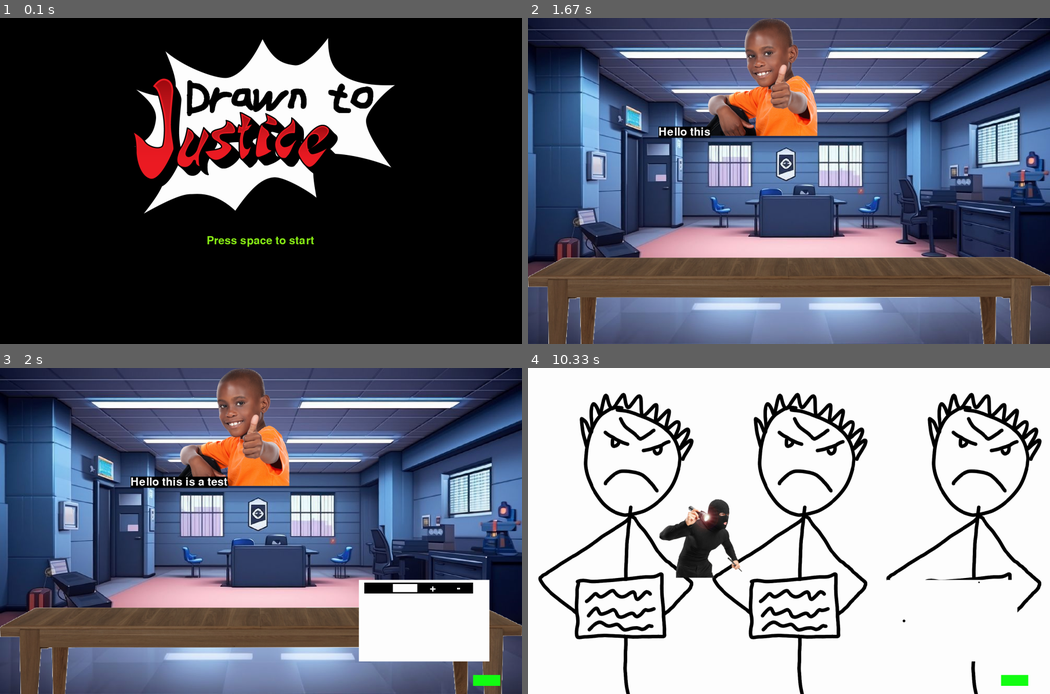
Above: before the commit, frames 1-4 (two rows, left to right).
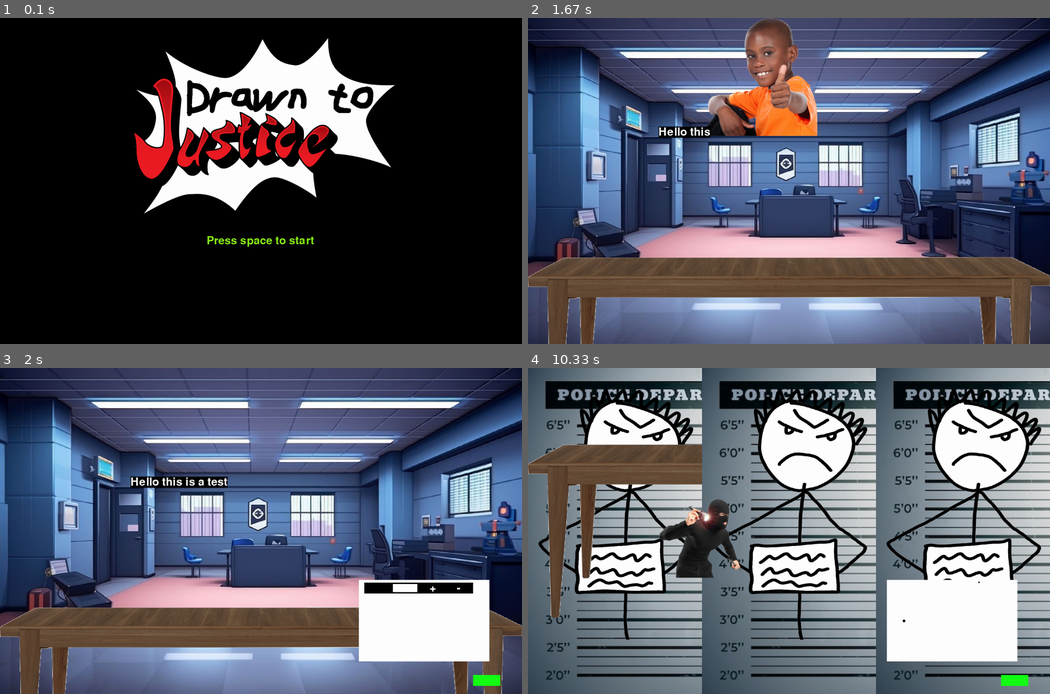
Above: after the commit, the same moments.

Repository: ICaPiCo/policeGame
Game: pygame game, started from main.py
Same seed, same stepped clock (60 frames per second), same inputs: the game is played once before the commit and once after it.
Inputs (mouse positions are in pixels of both pictures, inside the frame that each line leads up to):
- Up to frame 1 (0.1 s): no input
- Up to frame 2 (1.67 s): tap Space at 0.33 s
- Up to frame 3 (2 s): press the mouse at (104, 433) at 1.7 s; move the mouse to (140, 429) at 1.8 s; release the mouse at (177, 423) at 1.93 s
- Up to frame 4 (10.33 s): press the mouse at (632, 433) at 6.53 s; move the mouse to (768, 527) at 6.63 s; release the mouse at (903, 622) at 6.77 s; press the mouse at (987, 586) at 9.37 s; move the mouse to (976, 583) at 9.47 s; release the mouse at (971, 576) at 9.6 s; press the mouse at (935, 586) at 9.7 s; move the mouse to (898, 560) at 9.8 s; release the mouse at (867, 534) at 9.93 s; press the mouse at (1013, 680) at 10.03 s; move the mouse to (976, 641) at 10.13 s; release the mouse at (940, 602) at 10.27 s

Frames 1-2 are identical in both runs. In frame 3, 4.5% of the frame differs, in the area x 34-56%, y 0-37%; in frame 4, 81%, in the area x 0-100%, y 0-100%.

Commit message:
Gen from Id
Biased Random from id + build.
Now need text gen and more choices for stuff. Next update = better drawing, and deleting images or not

Diff:
--- a/main.py
+++ b/main.py
@@ -144,38 +144,60 @@
 clock = pygame.time.Clock()  # Game clock for frame rate control
 
 class person:
-
+    alle = []
     def __init__(self,mood,hair):
         self.mood = mood
         self.hair = hair
+        person.alle.append(self)
     def build(self,posX,posY):
         base = pygame.image.load("images/creation/basic guy.png")
         image = pygame.image.load(f"images/creation/face_{self.mood}.png")
         hair = pygame.image.load(f"images/creation/hair_{self.hair}.png")
-        base = pygame.transform.scale(base, (SCREEN_WIDTH/3, SCREEN_HEIGHT))
-        image = pygame.transform.scale(image, (SCREEN_WIDTH/3, SCREEN_HEIGHT))
-        hair = pygame.transform.scale(hair, (SCREEN_WIDTH/3, SCREEN_HEIGHT))
+        base = pygame.transform.scale(base, (SCREEN_WIDTH/3-1,5* SCREEN_HEIGHT/6))
+        image = pygame.transform.scale(image, (SCREEN_WIDTH/3-1,5* SCREEN_HEIGHT/6))
+        hair = pygame.transform.scale(hair, (SCREEN_WIDTH/3-1, 5*SCREEN_HEIGHT/6))
         surface = pygame.Surface((SCREEN_WIDTH/3, SCREEN_HEIGHT))
         surface.fill((255,255,255))
+        surface.blit(mugshot,(0,0))
         surface.blit(base, (0, 0))
         surface.blit(image, (0, 0))
-
         surface.blit(hair, (0, 0))
+        if self == culprit:
+            surface.blit(table, (0, 0))
         screen.blit(surface, (posX, posY))
     def genid(self):
         id = {"face":self.mood,"hair":self.hair}
-
-
-
-
+        return id
+    def calculate_similarity(self,id2):
+        id1 = self.genid()
+        id2 = id2.genid()
+        matches = sum(1 for key in id1 if id1[key] == id2[key])  # Count matching keys
+        return (matches / 2) * 100
+    def genText(self,id):
+        text = f"Face: {id['face']}, Hair: {id['hair']}"
+        return text
+
+mood_options = ["angry", "happy"]
+hair_options = ["fluffy", "spicky", "pea"]
+difficulty = 2
 # Main game loop
 while running:
 
     culprit = person(choice(["angry","happy"]), choice(["fluffy","spicky","pea"]))
-    culprit1 = person(choice(["angry","happy"]), choice(["fluffy","spicky","pea"]))
-    culprit2 = person(choice(["angry","happy"]), choice(["fluffy","spicky","pea"]))
-
+    culprit_id  = culprit.genid()
+    mood_weights = [difficulty if mood == culprit_id["face"] else 1 for mood in mood_options]
+    hair_weights = [difficulty if hair == culprit_id["hair"] else 1 for hair in hair_options]
+    #print(f"culprit: {culprit_id}")
+    culprit1 = person(choices(mood_options,mood_weights)[0], choices(hair_options,hair_weights)[0])
+    culprit2 = person(choices(mood_options,mood_weights)[0],  choices(hair_options,hair_weights)[0])
+    a = culprit1.genid()
+    b = culprit2.genid()
+    ps = person.alle[:]
+    shuffle(ps)
+    #print(f"Are culprit2 and 3 similar?: {a},{b}<=>{culprit_id}")
+    #print(f"{culprit1.calculate_similarity(culprit)}, {culprit2.calculate_similarity(culprit)}")
     # Start menu loop
+
     while menu:
         color += 0.01  # Increment color animation parameter
         screen.fill((0, 0, 0))  # Clear screen
@@ -275,7 +297,7 @@
 
         # Redraw the scene each frame
         drawBackground()
-        drawImage(testimony, testimonyPosX, testimonyPosY)
+
         screen.blit(drawText, (textX, textY))
         drawImage(table, 0, SCREEN_HEIGHT/2)
         screen.blit(canvas, (screenX, screenY))
@@ -303,11 +325,16 @@
     while isCriminal:
         screen.fill((0, 0, 0))
         screen.blit(mugshot, (0, 0))
+
+        for i, p in enumerate(ps):
+            p.build(i * (SCREEN_WIDTH / 3), 0)
+
+        '''
         culprit.build(0,0)
         culprit1.build(SCREEN_WIDTH/3, 0)
         culprit2.build(SCREEN_WIDTH/3*2, 0)
 
-
+'''
 
         screen.blit(lastDrawing, (screenX, screenY))
         drawDone()
